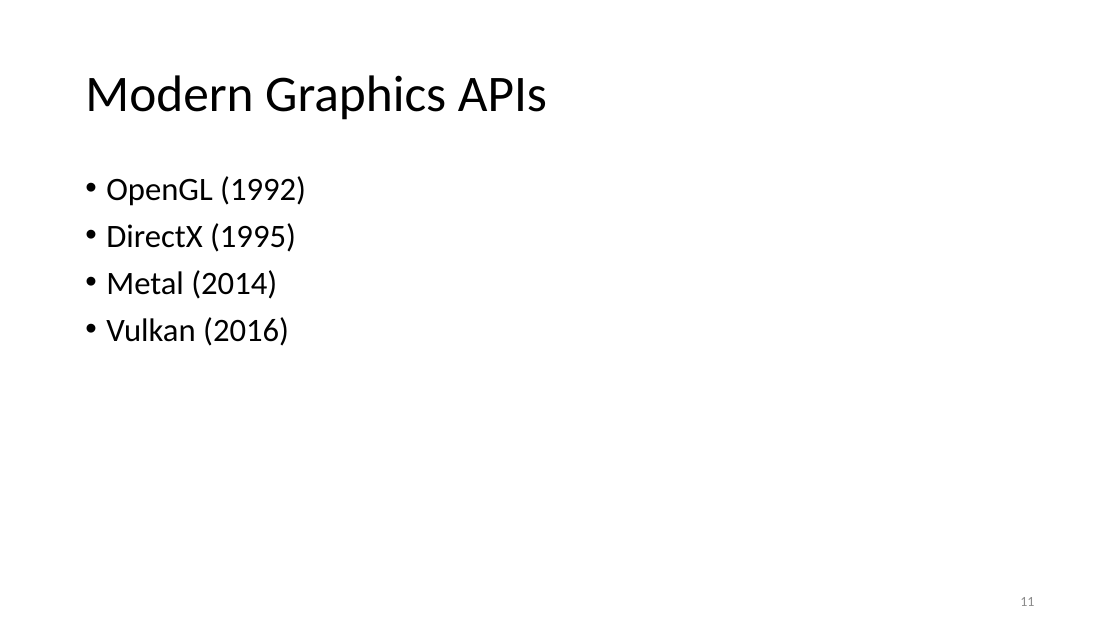
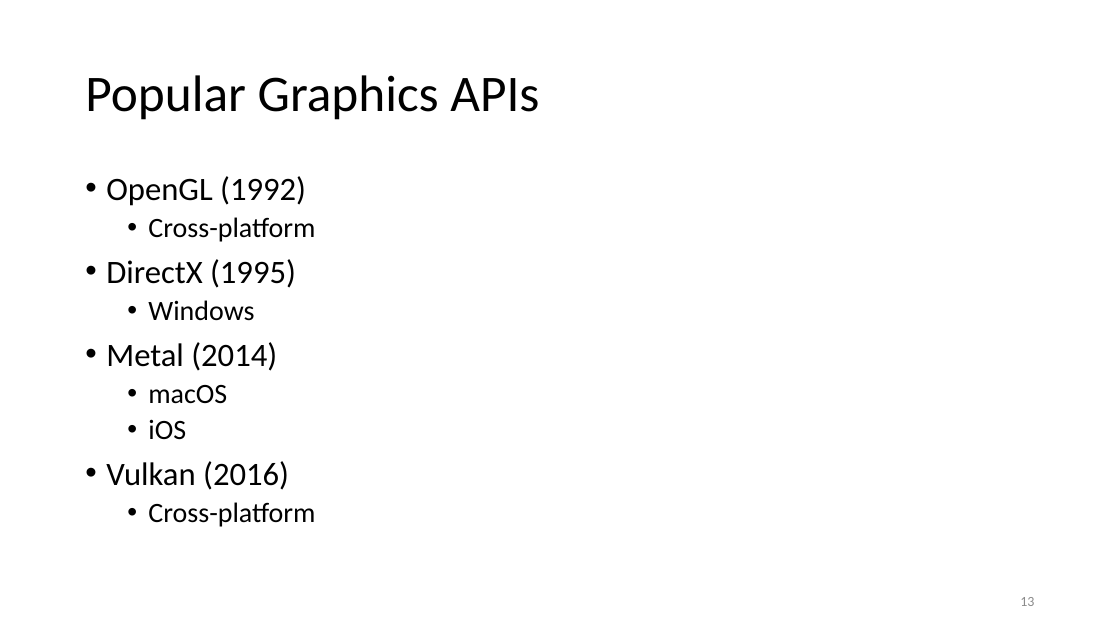
Before and after one commit to ShepherdJerred-homework/seminar-presentation, a slide deck: slide 13 of presentation.pptx (slide 11 before the commit). Drawn at 1120x630 pixels with LibreOffice and Linux fonts; fonts in the diff are those of the drawing. Boxes give left, top, right and bottom in pixels: in the first picture for what was removed or moved away, otherwise in the second. Text is boxed around its words. In the diff, an @@ line names an element or a change of style, - is before the commit and + after.

```diff
--- a/presentation.pptx
+++ b/presentation.pptx
@@ title at (85, 75, 539, 120): text changed @@
-Modern Graphics APIs
+Popular Graphics APIs
@@ text at (148, 217, 315, 242): paragraph added @@
+  • Cross-platform
@@ text at (148, 300, 254, 321): paragraph added @@
+  • Windows
@@ text at (148, 385, 227, 440): paragraphs added @@
+  • macOS
+  • iOS
@@ text at (148, 502, 315, 527): paragraph added @@
+  • Cross-platform
@@ page number at (1020, 597, 1034, 606): text changed @@
-11
+13
```
Also in this commit, not shown: 8 other slides changed, 3 slides added, 1 slide removed, 1 other file.
